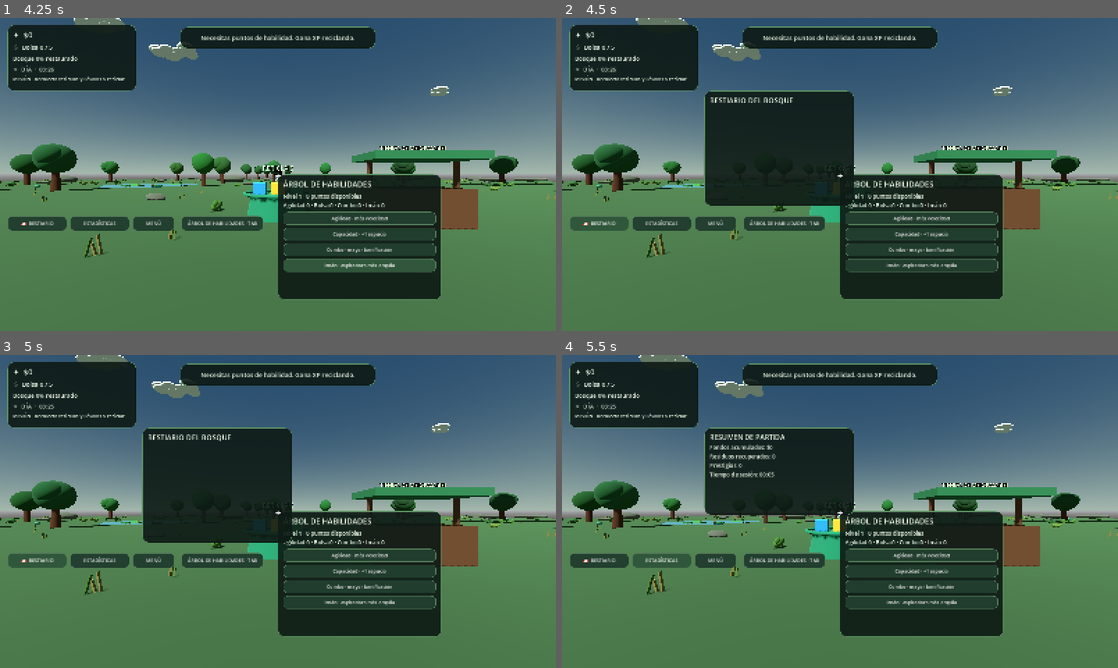
Above: before the commit, frames 1-4 (two rows, left to right).
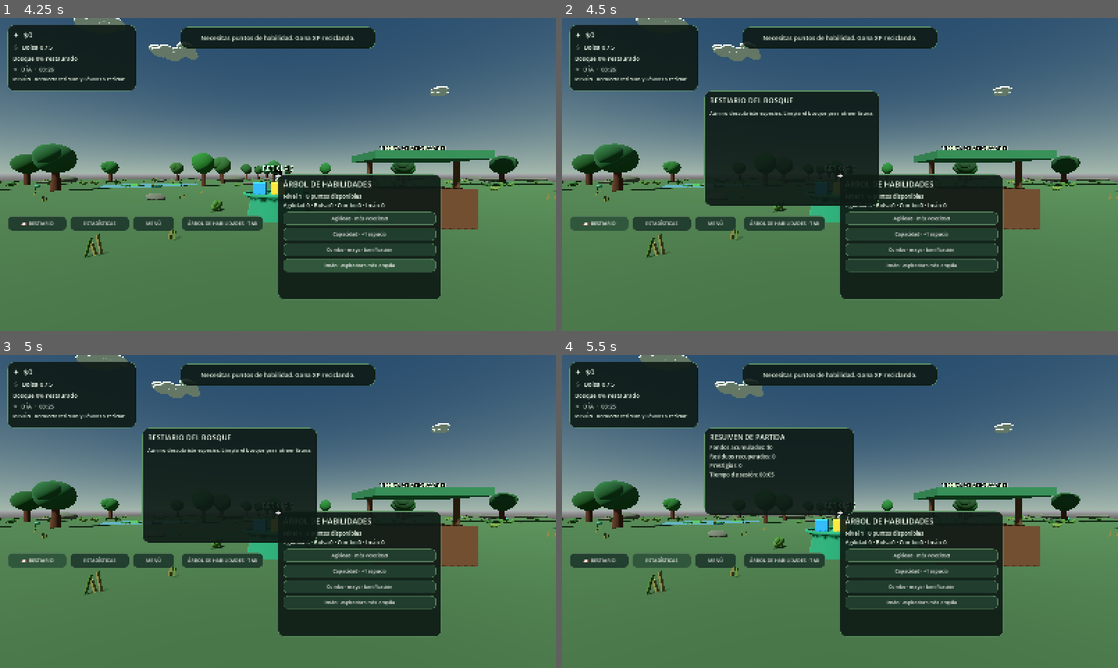
Above: after the commit, the same moments.

Repository: Tomardosama/verdevivo
Game: Godot game, scene res://scenes/main/main.tscn
Same seed, same stepped clock (60 frames per second), same inputs: the game is played once before the commit and once after it.
Inputs:
- Up to frame 1 (4.25 s): click "ÁRBOL DE HABILIDADES · TAB" at 0.5 s; click "Agilidad · más velocidad" at 1.25 s; click "Capacidad · +1 espacio" at 2 s; click "Combo · mayor bonificación" at 2.75 s; click "Imán · aspiradora más amplia" at 3.5 s
- Up to frame 2 (4.5 s): click "📖 BESTIARIO" at 4.25 s
- Up to frame 3 (5 s): no input
- Up to frame 4 (5.5 s): click "ESTADÍSTICAS" at 5 s

Frame 1 is identical in both runs. In frame 2, 1.6% of the frame differs, in the area x 26-57%, y 23-60%; in frame 3, 1.6%; in frame 4, nothing differs.
Error before the commit: Invalid call. Nonexistent function 'update_upgrade_prices' in base 'CanvasLayer (TRushHUD)'. (res://scripts/main.gd:467)

Commit message:
Implement missing upgrade price refresh method in HUD

Diff:
--- a/scripts/ui/hud.gd
+++ b/scripts/ui/hud.gd
@@ -14,6 +14,7 @@
 var mission_label: Label
 var stats_label: Label
 var upgrade_buttons: Array[Button] = []
+var upgrade_ids: Array[String] = []
 var bestiary_panel: PanelContainer
 var bestiary_list: VBoxContainer
 var stats_panel: PanelContainer
@@ -68,6 +69,7 @@
 		button.pressed.connect(_on_upgrade_pressed.bind(item[0]))
 		upgrade_box.add_child(button)
 		upgrade_buttons.append(button)
+		upgrade_ids.append(str(item[0]))
 	var prestige_button := _make_button("✧  RESTAURAR BIOMA · PRESTIGIO")
 	prestige_button.pressed.connect(func(): prestige_requested.emit())
 	upgrade_box.add_child(prestige_button)
@@ -252,6 +254,17 @@
 func update_mission(value: String) -> void:
 	mission_label.text = "MISIÓN · " + value
 
+func update_upgrade_prices(costs: Dictionary, levels: Dictionary) -> void:
+	for index in range(upgrade_buttons.size()):
+		if index >= upgrade_ids.size():
+			continue
+		var upgrade_id := upgrade_ids[index]
+		var price := int(costs.get(upgrade_id, 0))
+		var current_level := int(levels.get(upgrade_id, 0))
+		var display_name := upgrade_id.capitalize()
+		upgrade_buttons[index].text = "%s  ·  Nivel %d  ·  $%d" % [display_name, current_level, price]
+		upgrade_buttons[index].tooltip_text = "Comprar %s por $%d. Nivel actual: %d." % [display_name, price, current_level]
+
 func update_skill_status(level: int, points: int, levels: Dictionary) -> void:
 	if skill_status_label:
 		skill_status_label.text = "Nivel %d · %d puntos disponibles\nAgilidad %d · Bolsa %d · Combo %d · Imán %d" % [level, points, int(levels.get("agility", 0)), int(levels.get("capacity", 0)), int(levels.get("combo", 0)), int(levels.get("magnet", 0))]
